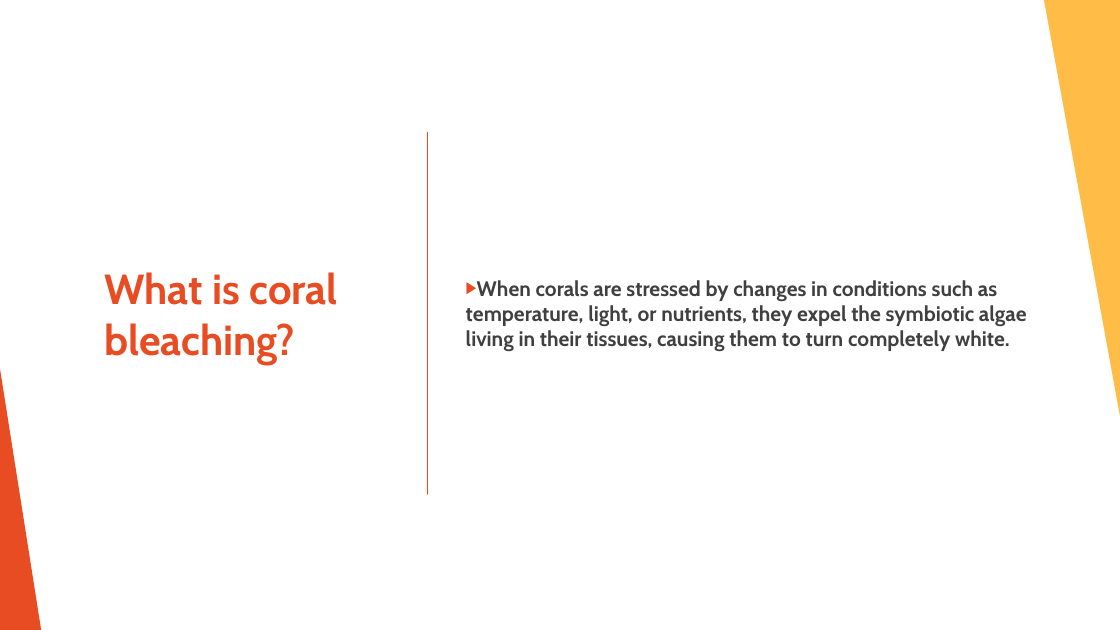
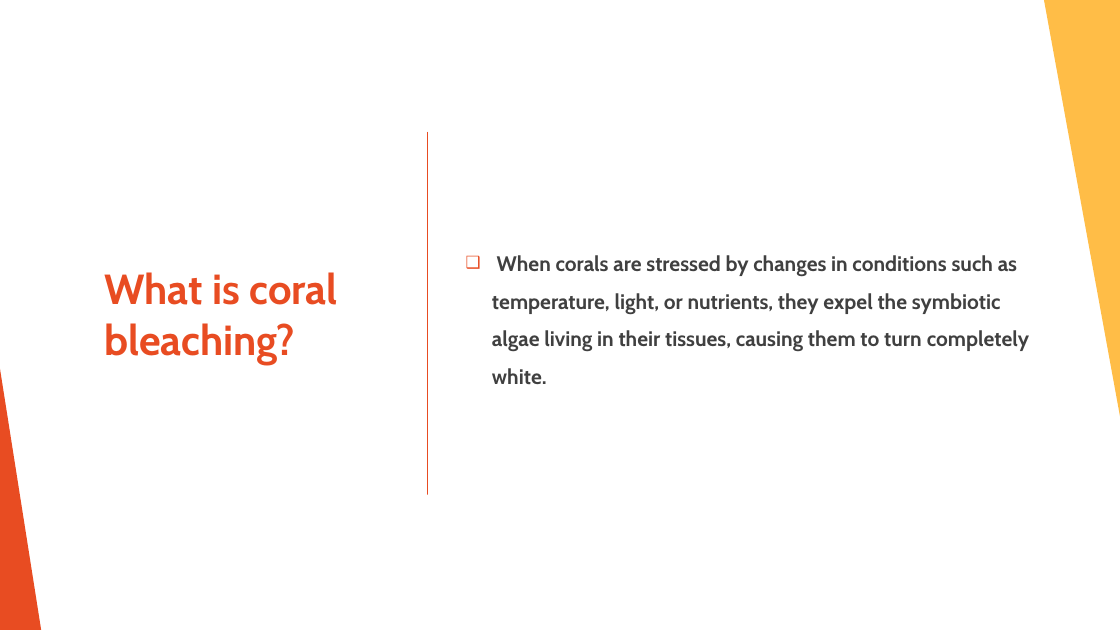
Before and after one commit to treybourgeois/nss_capstone_2021, a slide deck: slide 2 of data2/capstone_presentation.pptx. Drawn at 1120x630 pixels with LibreOffice and Linux fonts; fonts in the diff are those of the drawing. Boxes give left, top, right and bottom in pixels: in the first picture for what was removed or moved away, otherwise in the second. Text is boxed around its words. In the diff, an @@ line names an element or a change of style, - is before the commit and + after.

```diff
--- a/data2/capstone_presentation.pptx
+++ b/data2/capstone_presentation.pptx
@@ text "When corals are stressed by ..." at bbox=[492, 255, 1029, 384]: bullet ▶ to ❑; line spacing 1 to 1.5 @@
```
Also in this commit, not shown: 7 other slides changed, 9 other files.
